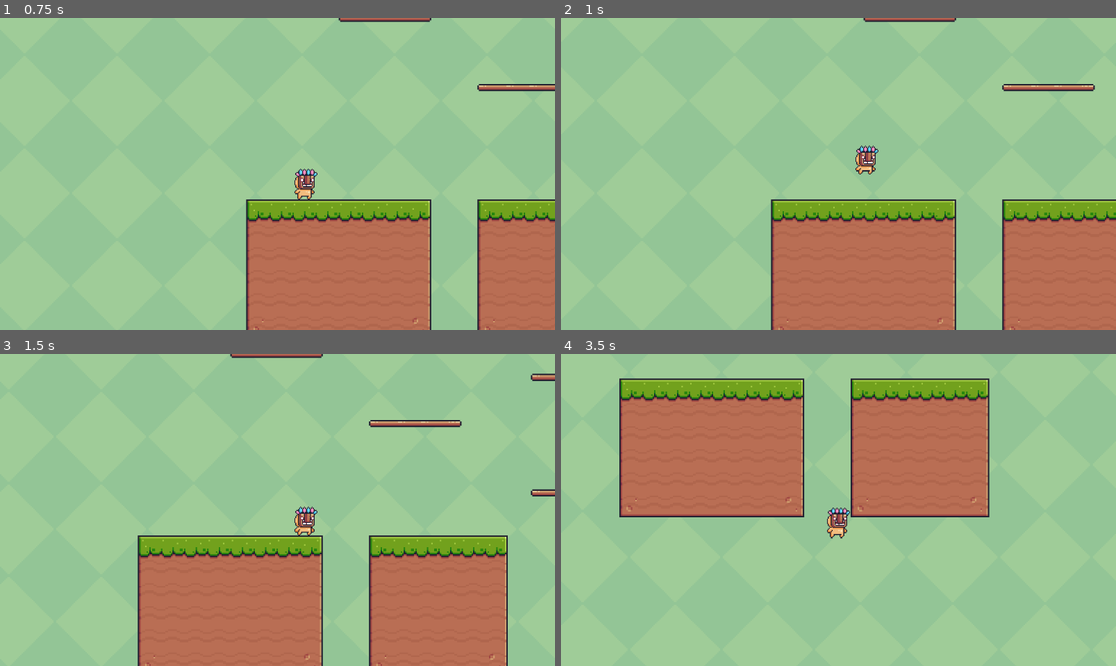
Above: before the commit, frames 1-4 (two rows, left to right).
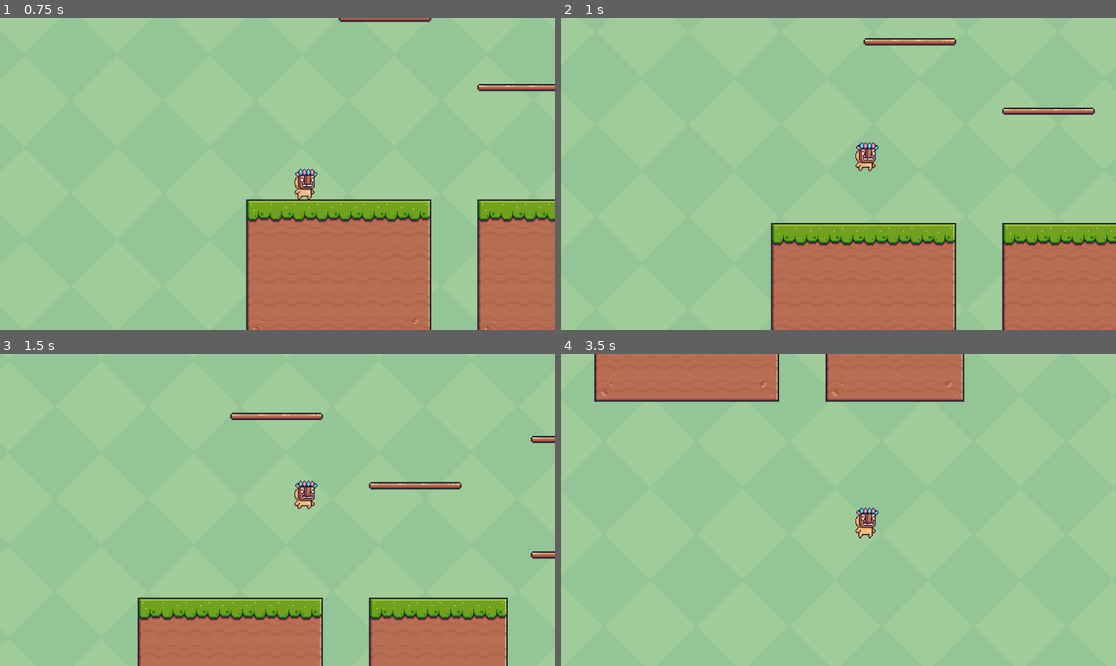
Above: after the commit, the same moments.

Repository: Dawid-Jarczok/NPG_projekt_zaliczeniowy
Game: Godot game, scene res://Scene_1.tscn
Same seed, same stepped clock (60 frames per second), same inputs: the game is played once before the commit and once after it.
Inputs:
- Up to frame 1 (0.75 s): tap Enter at 0.5 s; hold D (move_right) from 0.53 s (still down)
- Up to frame 2 (1 s): keep holding D (move_right); tap Space (jump) at 0.77 s
- Up to frame 3 (1.5 s): keep holding D (move_right)
- Up to frame 4 (3.5 s): tap Space (jump) at 1.52, 3.02 s; release D (move_right) at 2.03 s; hold A (move_left) 2.03-2.78 s; hold D (move_right) from 2.78 s (still down)

Frame 1 is identical in both runs. In frame 2, 9.5% of the frame differs, in the area x 37-100%, y 0-100%; in frame 3, 18%; in frame 4, 32%, in the area x 6-78%, y 0-60%.

Commit message:
change speed fall 3

Diff:
--- a/gra_projektNPG/scripts/player_movement.gd
+++ b/gra_projektNPG/scripts/player_movement.gd
@@ -3,7 +3,7 @@
 
 const SPEED = 300.0
 const JUMP_VELOCITY = -600.0
-var max_fall_speed = 300
+var max_fall_speed = 600
 # Get the gravity from the project settings to be synced with RigidBody nodes.
 var gravity = ProjectSettings.get_setting("physics/2d/default_gravity")
 
